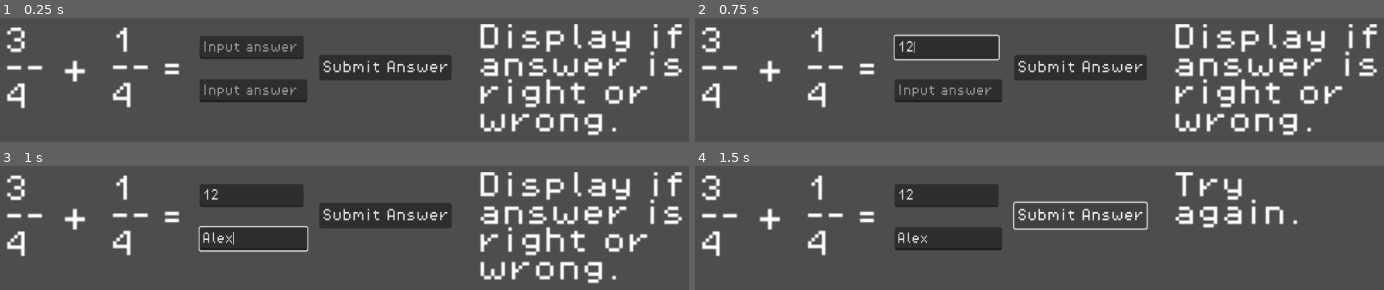
Above: before the commit, frames 1-4 (two rows, left to right).
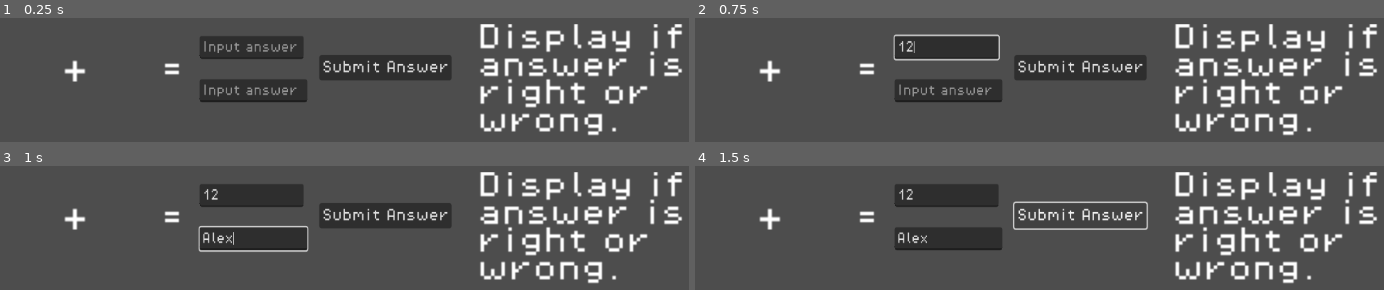
Above: after the commit, the same moments.

Repository: psalmer-balanza/soln
Game: Godot game, scene res://scenes/gameplay_scenes/fraction_sample_gameplay.tscn
Same seed, same stepped clock (60 frames per second), same inputs: the game is played once before the commit and once after it. The project has no main scene, so this scene is started directly.
Inputs (mouse positions are in pixels of both pictures, inside the frame that each line leads up to):
- Up to frame 1 (0.25 s): no input
- Up to frame 2 (0.75 s): click (949, 47) at 0.52 s; type "12" at 0.6 s
- Up to frame 3 (1 s): click (254, 239) at 0.75 s; type "Alex" at 0.83 s
- Up to frame 4 (1.5 s): click "Submit Answer" at 1.25 s

The runs differ from the first frame. In frame 1, 1.5% of the frame differs, in the area x 1-22%, y 7-74%; in frame 2, 1.5%; in frame 3, 1.5%; in frame 4, 8.2%, in the area x 1-99%, y 4-96%.
Error after the commit: Invalid access of index '1' on a base object of type: 'PackedStringArray'. (res://scripts/gameplay_scripts/fraction_sample_gameplay.gd:18)

Commit message:
Moved hard coded numbers from text box to script file

Diff:
--- a/scenes/gameplay_scenes/fraction_sample_gameplay.tscn
+++ b/scenes/gameplay_scenes/fraction_sample_gameplay.tscn
@@ -5,11 +5,13 @@
 
 [node name="FractionAdditionGameplay" type="Control"]
 layout_mode = 3
-anchors_preset = 0
-offset_left = 90.0
+anchor_left = 0.067
+anchor_right = 0.465
+anchor_bottom = 0.403
+offset_left = 12.816
 offset_top = 78.0
-offset_right = 90.0
-offset_bottom = 78.0
+offset_right = -445.68
+offset_bottom = -183.144
 size_flags_horizontal = 4
 script = ExtResource("1_endvx")
 
@@ -30,9 +32,6 @@
 offset_right = 41.0
 offset_bottom = 57.0
 theme_override_fonts/normal_font = ExtResource("2_5jy6y")
-text = "3
---
-4"
 
 [node name="SecondFraction" type="NinePatchRect" parent="."]
 layout_mode = 0
@@ -46,9 +45,6 @@
 offset_right = 105.0
 offset_bottom = 52.0
 theme_override_fonts/normal_font = ExtResource("2_5jy6y")
-text = "1
---
-4"
 
 [node name="Operation" type="NinePatchRect" parent="."]
 layout_mode = 0
